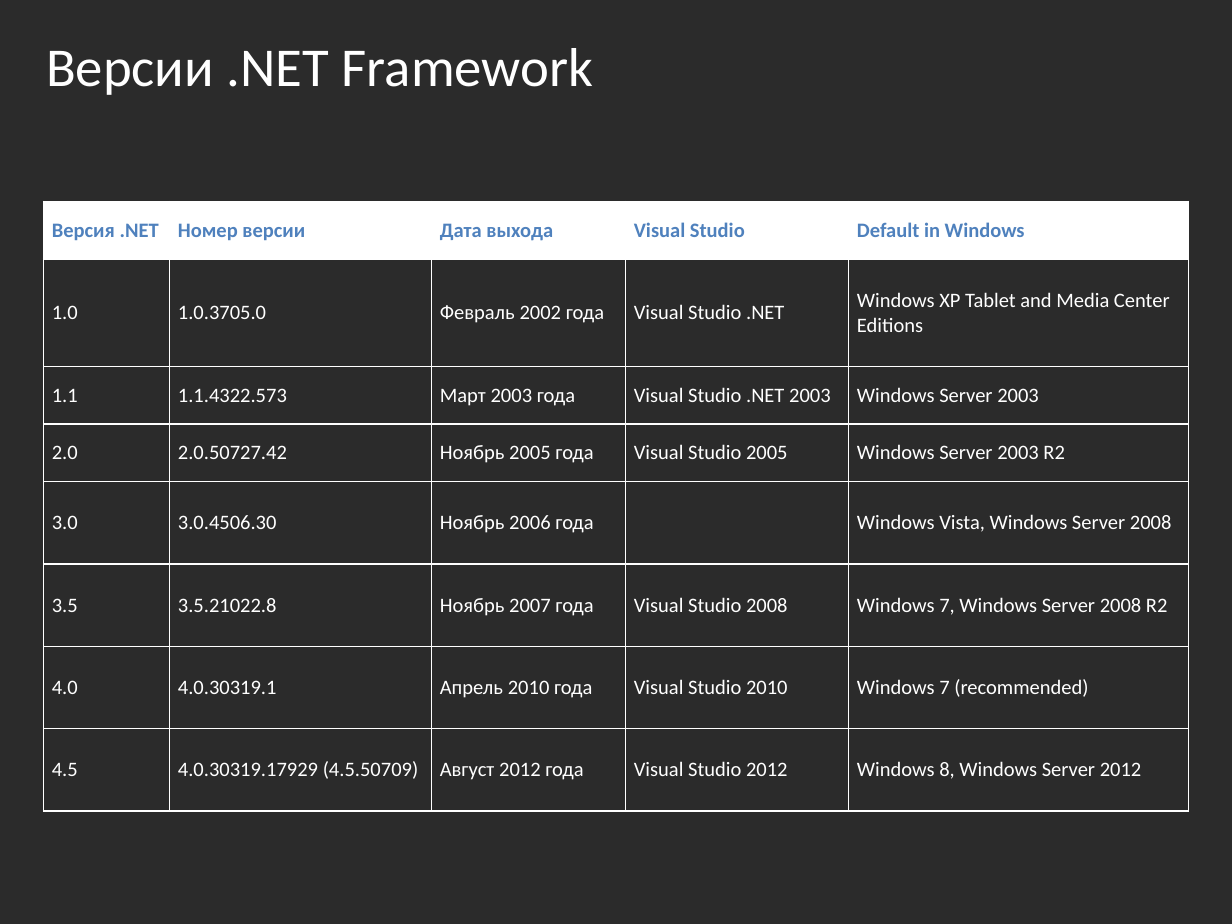
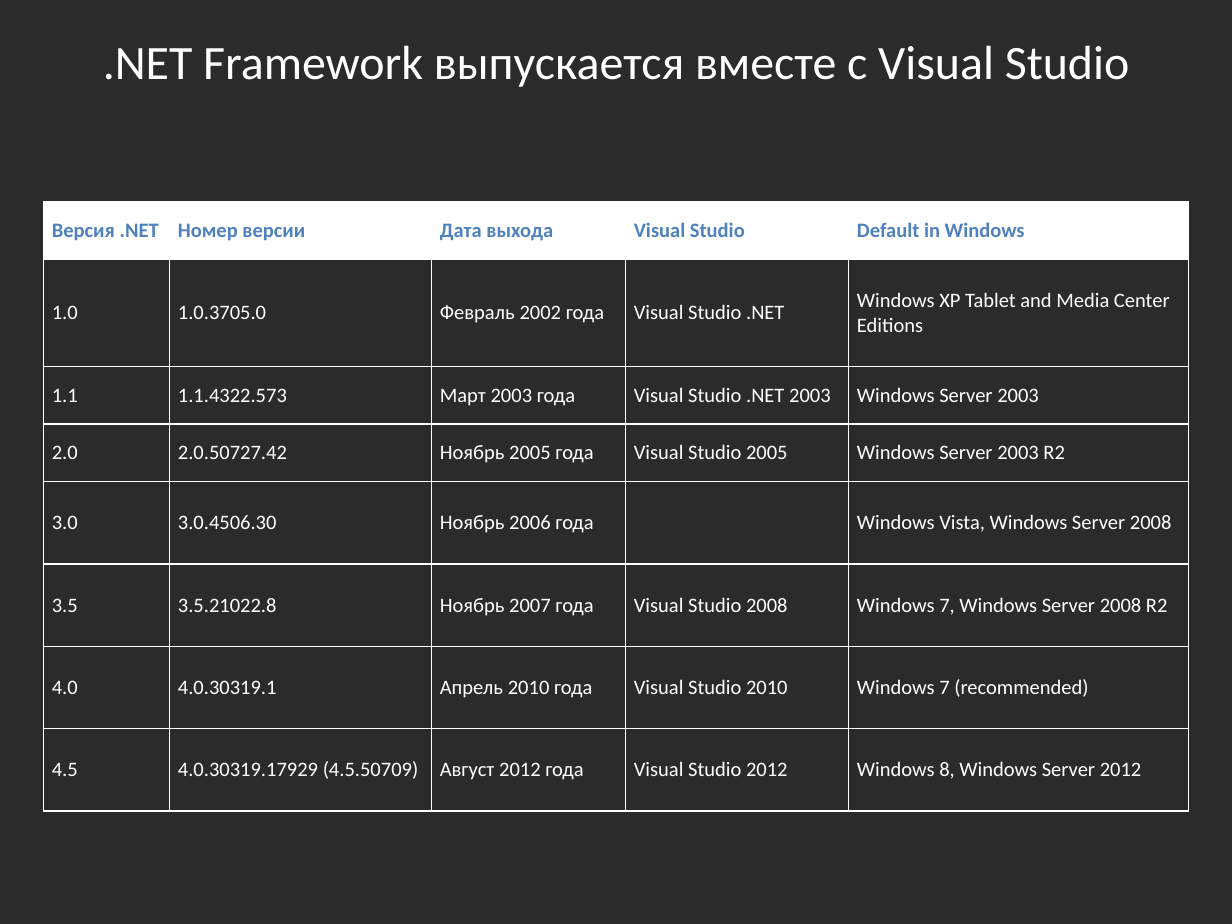
Before and after one commit to bazile/Training, a slide deck: slide 11 of Presentation/lesson-01.pptx (slide 8 before the commit). Drawn at 1232x924 pixels with LibreOffice and Linux fonts; fonts in the diff are those of the drawing; background and template pictures are left out; a plain dark background stands for a picture behind light text. Boxes give left, top, right and bottom in pixels: in the first picture for what was removed or moved away, otherwise in the second. Text is boxed around its words. In the diff, an @@ line names an element or a change of style, - is before the commit and + after.

```diff
--- a/Presentation/lesson-01.pptx
+++ b/Presentation/lesson-01.pptx
@@ text at box(103, 45, 1129, 87): text changed; size 32 to 28 pt @@
-Версии .NET Framework
+.NET Framework выпускается вместе с Visual Studio
```
Also in this commit, not shown: 1 other slide changed, 2 slides added, 1 slide removed.
